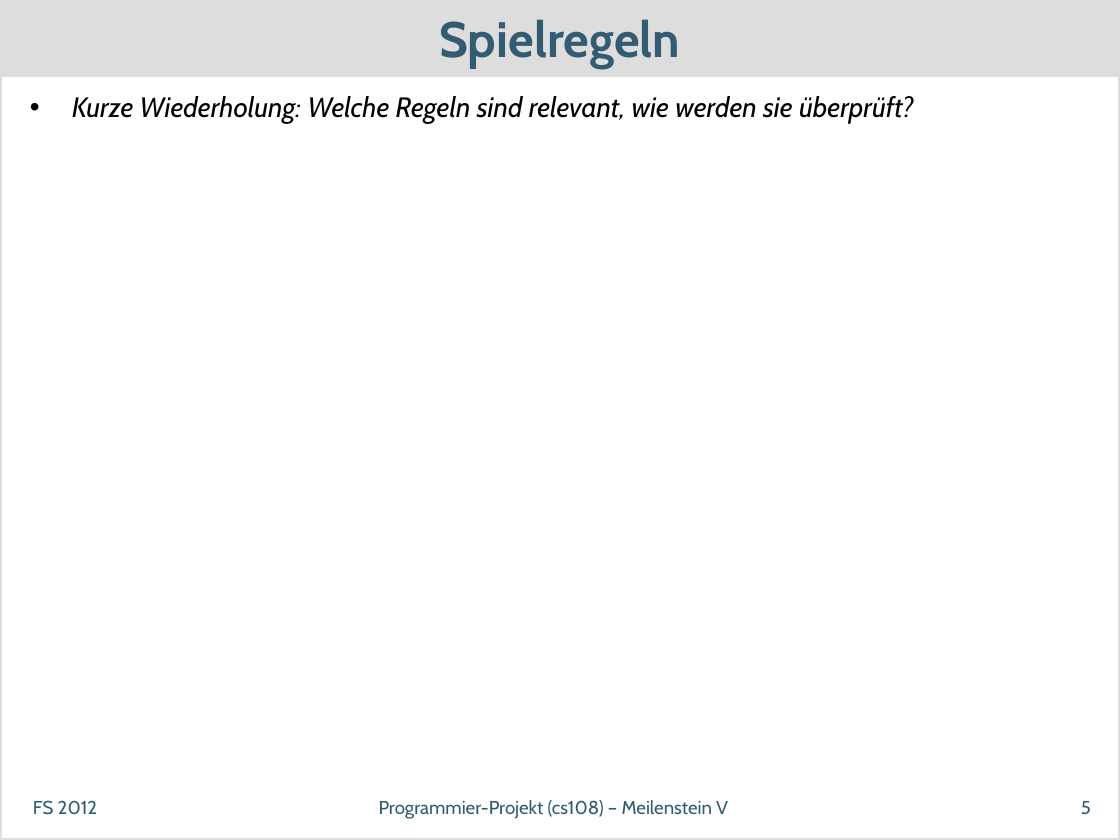
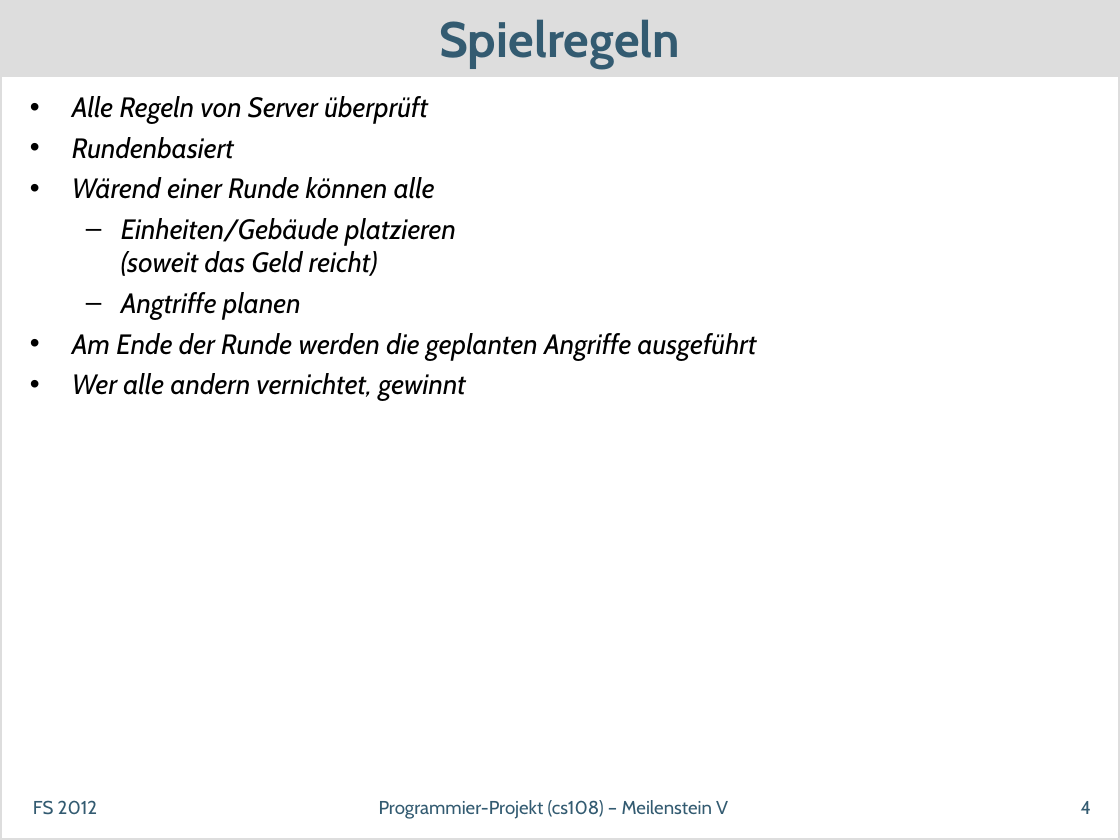
Before and after one commit to dihydrogenmonoxide/CS108, a slide deck: slide 4 of presentations/milestone_5/SwissDefcon_MS5.odp (slide 5 before the commit). Drawn at 1120x840 pixels with LibreOffice and Linux fonts; fonts in the diff are those of the drawing. Boxes give left, top, right and bottom in pixels: in the first picture for what was removed or moved away, otherwise in the second. Text is boxed around its words. In the diff, an @@ line names an element or a change of style, - is before the commit and + after.

Commit message:
presentation not finished yet

```diff
--- a/presentations/milestone_5/SwissDefcon_MS5.odp
+++ b/presentations/milestone_5/SwissDefcon_MS5.odp
@@ text at [72,96,757,401]: text changed @@
-• Kurze Wiederholung: Welche Regeln sind relevant, wie werden sie überprüft?
+• Alle Regeln von Server überprüft
+• Rundenbasiert
+• Wärend einer Runde können alle
+  – Einheiten/Gebäude platzieren
+    (soweit das Geld reicht)
+  – Angtriffe planen
+• Am Ende der Runde werden die geplanten Angriffe ausgeführt
+• Wer alle andern vernichtet, gewinnt
@@ page number at [1081,801,1091,814]: text changed @@
-5
+4
```
Also in this commit, not shown: 3 other slides changed, 1 slide added, 2 slides removed.
